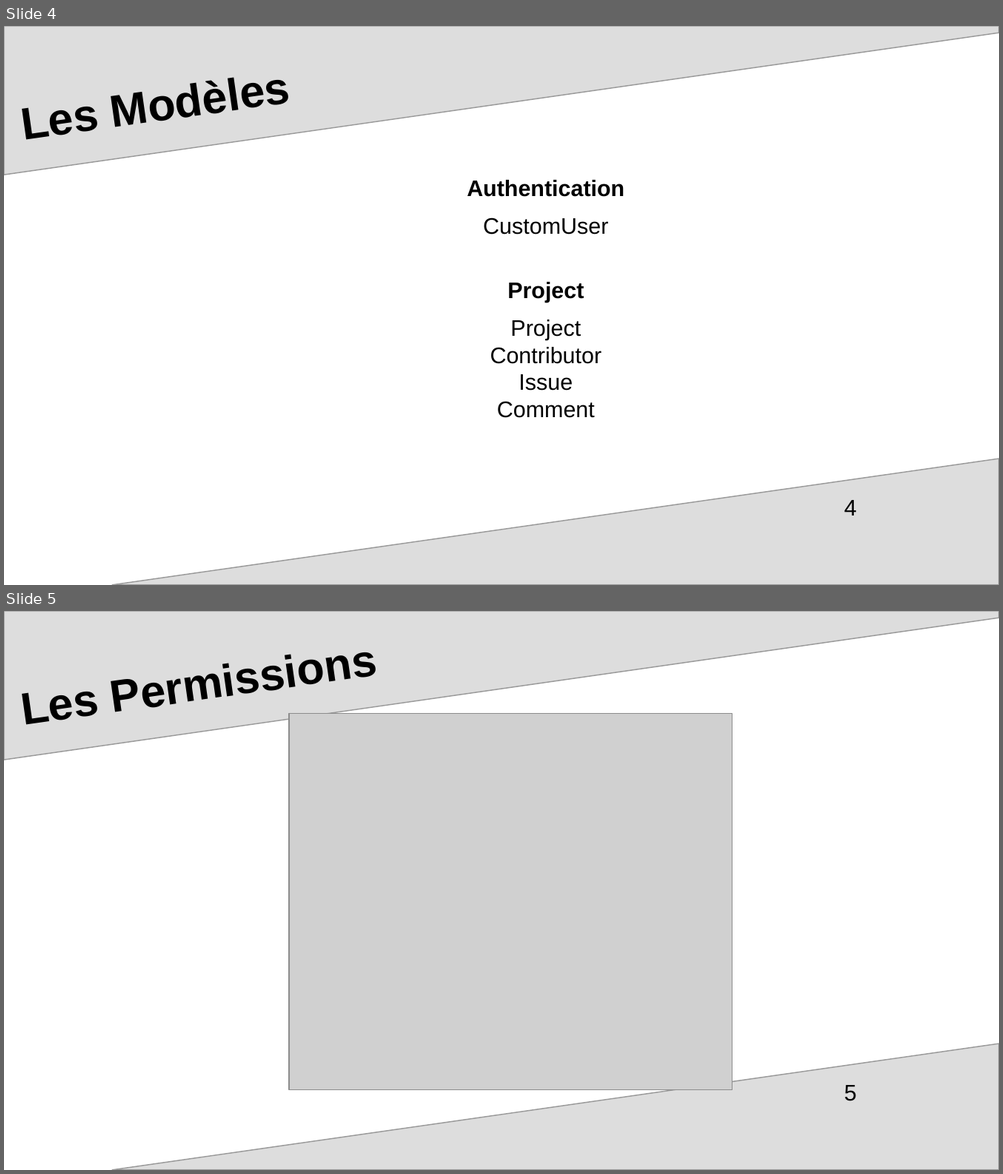
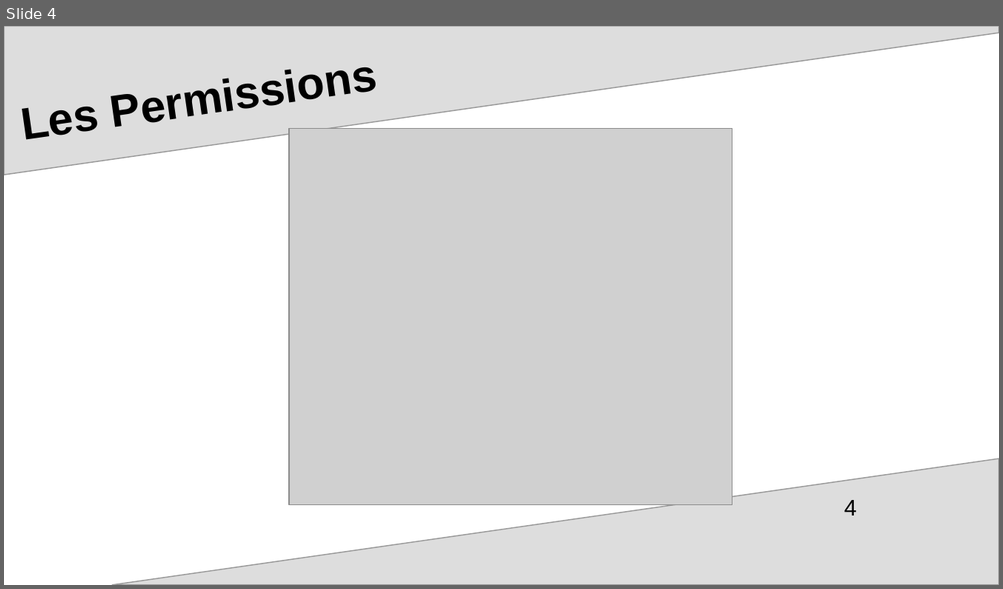
Before and after one commit to mcourte/OC_Projet10, a slide deck: ppt_soutenance.odp. Shown one above the other, each under a label of ours: slides 4 and 5 before the commit, slide 4 after it. The pictures are 1003x1174 and 1003x589 pixels, drawn with LibreOffice and Linux fonts; fonts in the diff are those of the drawing; grey boxes stand for pictures; background and template pictures are left out. Boxes give left, top, right and bottom in pixels: in the first picture for what was removed or moved away, otherwise in the second. Text is boxed around its words. In the diff, an @@ line names an element or a change of style, - is before the commit and + after.

Commit message:
Mà
j ppt

```diff
--- a/ppt_soutenance.odp
+++ b/ppt_soutenance.odp
@@ slide 4 removed at (4, 26, 999, 585), background #FFFFFF; not listed: 2 template elements that a slide beside it also shows @@
@@ title removed at (23, 107, 100, 140) @@
-Les Modèles
@@ text removed at (466, 180, 624, 418) @@
-Authentication
-CustomUser
-Project
-Project
-Contributor
-Issue
-Comment
@@ page number removed at (844, 500, 856, 516) @@
-4
@@ what was slide 5 is now slide 4 @@
@@ page number at (844, 500, 856, 516): text changed @@
-5
+4
```
